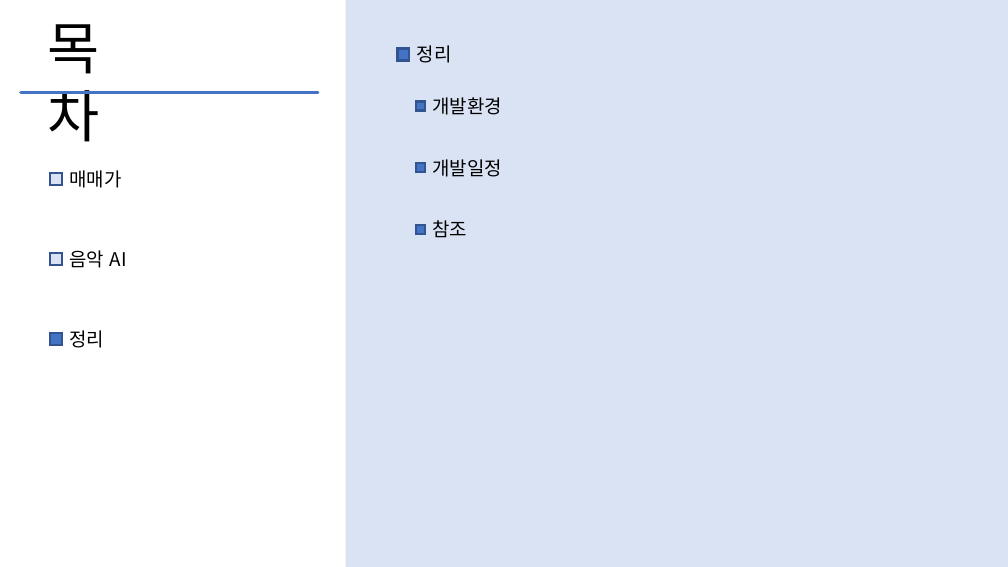
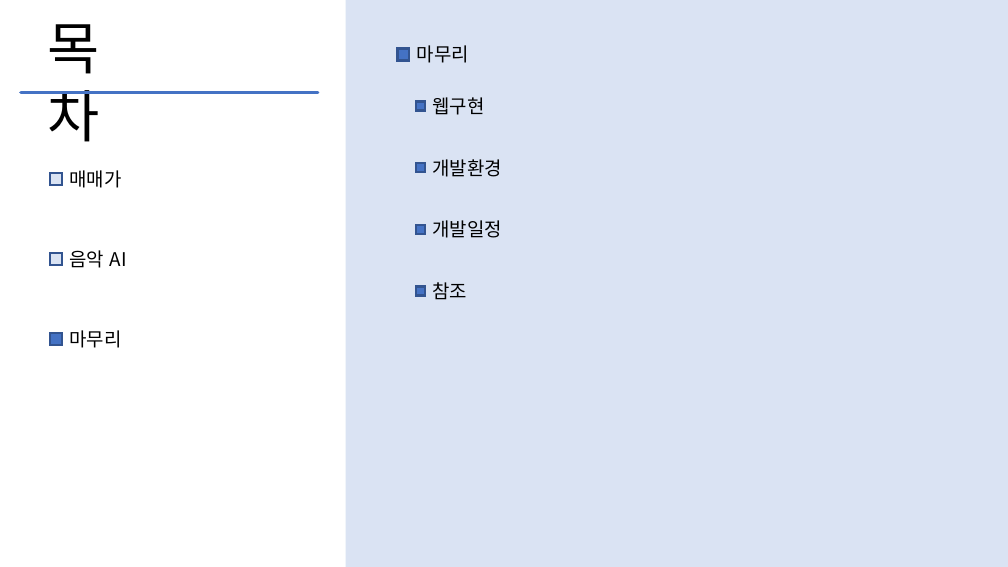
Before and after one commit to Thejiney/1stPersonalProject, a slide deck: slide 4 of 스마트팩토리혁신을 위한 AI 솔루션 개발자 양성과정 1st personal.pptx. Drawn at 1008x567 pixels with LibreOffice and Linux fonts; fonts in the diff are those of the drawing. Boxes give left, top, right and bottom in pixels: in the first picture for what was removed or moved away, otherwise in the second. Text is boxed around its words. In the diff, an @@ line names an element or a change of style, - is before the commit and + after.

```diff
--- a/스마트팩토리혁신을 위한 AI 솔루션 개발자 양성과정 1st personal.pptx
+++ b/스마트팩토리혁신을 위한 AI 솔루션 개발자 양성과정 1st personal.pptx
@@ text at bbox=[417, 45, 469, 63]: text changed @@
-정리
+마무리
@@ text added at bbox=[432, 97, 484, 115], 18 pt, text #000000 @@
+웹구현
@@ 3 texts: place and size @@
-3 texts at bbox=[432, 97, 502, 238]
+3 texts at bbox=[432, 159, 502, 300]
@@ rectangle added at bbox=[416, 287, 425, 296], fill #4472C4, outline #325491 2.25 pt @@
@@ text at bbox=[70, 330, 122, 348]: text changed @@
-정리
+마무리
```
Also in this commit, not shown: 3 other slides changed, 3 slides added, 3 other files.
